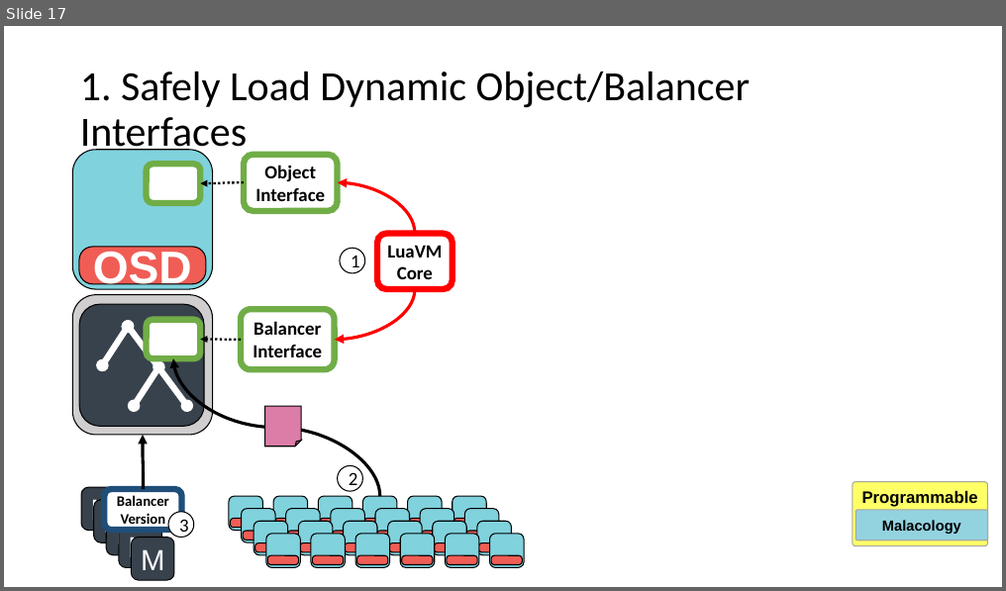
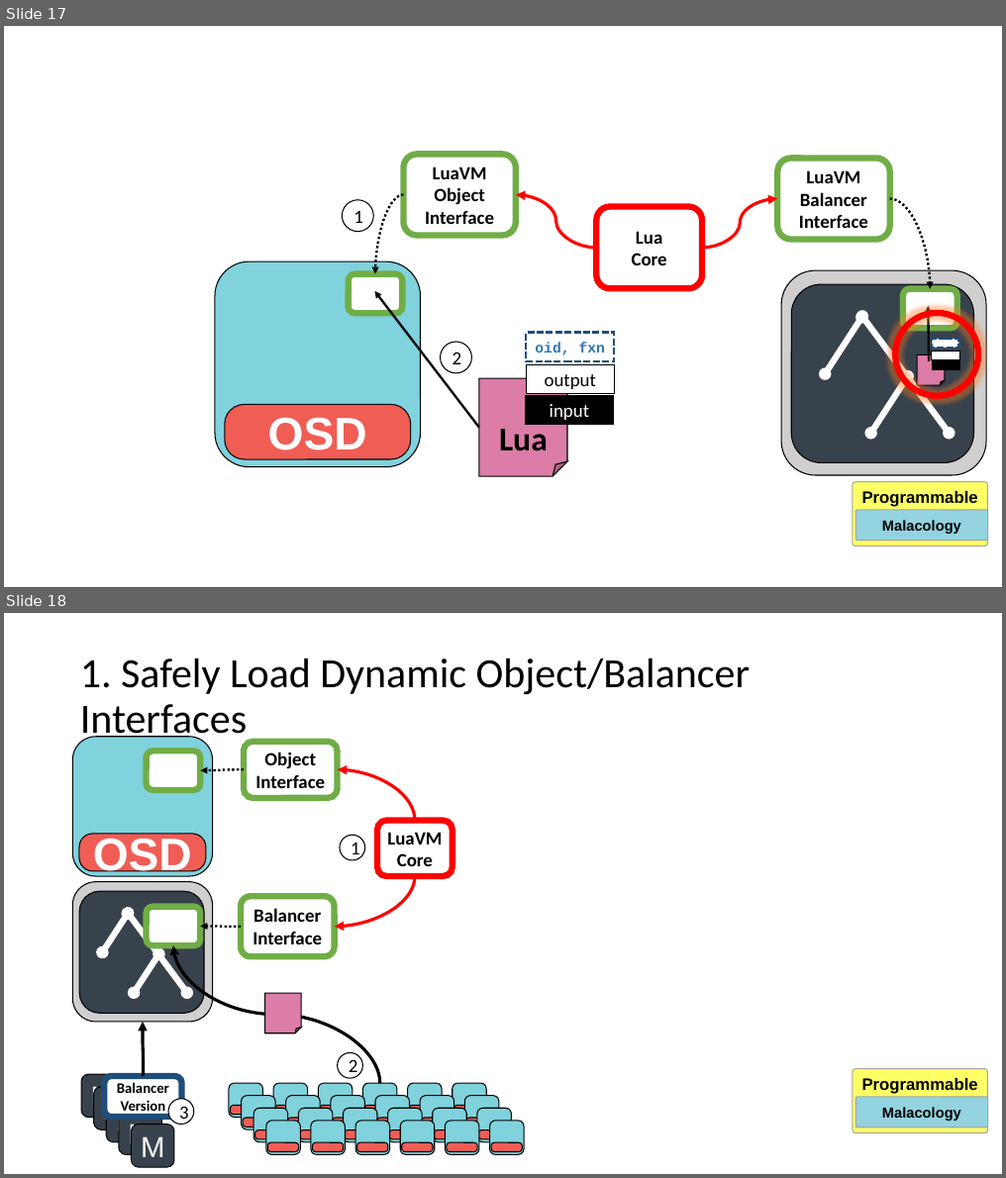
Before and after one commit to michaelsevilla/malacology-popper, a slide deck: paper/figures/figures.pptx. Shown one above the other, each under a label of ours: slide 17 before the commit, slides 17 and 18 after it. The pictures are 1006x591 and 1006x1178 pixels, drawn with LibreOffice and Linux fonts; fonts in the diff are those of the drawing; background and template pictures are left out. Boxes give left, top, right and bottom in pixels: in the first picture for what was removed or moved away, otherwise in the second. Text is boxed around its words. In the diff, an @@ line names an element or a change of style, - is before the commit and + after.

```diff
--- a/paper/figures/figures.pptx
+++ b/paper/figures/figures.pptx
@@ slide 17 added at <box>4,26,1002,587</box>, background #FFFFFF; not listed: 2 template elements that a slide beside it also shows @@
@@ rounded rectangle added at <box>404,154,516,236</box>, fill #FFFFFF, outline #70AD47 6 pt, 18 pt, text #000000, bold @@
+LuaVM
+Object Interface
@@ rounded rectangle added at <box>778,159,890,240</box>, fill #FFFFFF, outline #70AD47 6 pt, 18 pt, text #000000, bold @@
+LuaVM
+Balancer
+Interface
@@ ellipse added at <box>343,199,374,231</box>, fill #FFFFFF, outline #000000 1 pt, 18 pt, text #000000 @@
+1
@@ curved arrow added from (404, 194) to (375, 274), #000000 2.25 pt dashed @@
@@ curved arrow added from (596, 248) to (516, 194), #FF0000 3 pt @@
@@ curved arrow added from (703, 248) to (778, 199), #FF0000 3 pt @@
@@ curved arrow added from (890, 199) to (930, 288), #000000 2.25 pt dashed @@
@@ rounded rectangle added at <box>596,206,702,288</box>, fill #FFFFFF, outline #FF0000 6 pt, 18 pt, text #000000, bold @@
+Lua
+Core
@@ rounded rectangle added at <box>215,262,421,468</box>, fill #80D2DD, outline #000000 1 pt @@
@@ rounded rectangle added at <box>349,274,402,313</box>, fill #FFFFFF, outline #70AD47 6 pt @@
@@ rounded rectangle added at <box>903,288,957,328</box>, fill #FFFFFF, outline #70AD47 6 pt @@
@@ group added at <box>782,271,987,475</box>: 3 double arrows, 2 rounded rectangles @@
@@ ellipse added at <box>896,313,979,396</box>, outline #FF0000 6 pt @@
@@ group added at <box>374,291,614,476</box>: 3 rectangles, 1 folded corner, 1 arrow, 1 ellipse @@
+Lua
+2
+input
+output
+oid, fxn
@@ group added at <box>918,306,960,386</box>: 2 rectangles, 1 folded corner, 1 arrow @@
@@ rectangle added at <box>933,339,959,348</box>, fill #FFFFFF, outline #1F4E79 2.25 pt dashed @@
@@ rounded rectangle added at <box>225,405,411,461</box>, fill #F05D55, outline #000000 1 pt, 44 pt, text #FFFFFF, bold @@
+OSD
@@ what was slide 17 is now slide 18 @@
```
Also in this commit, not shown: 1 other slide added, 4 other files.
